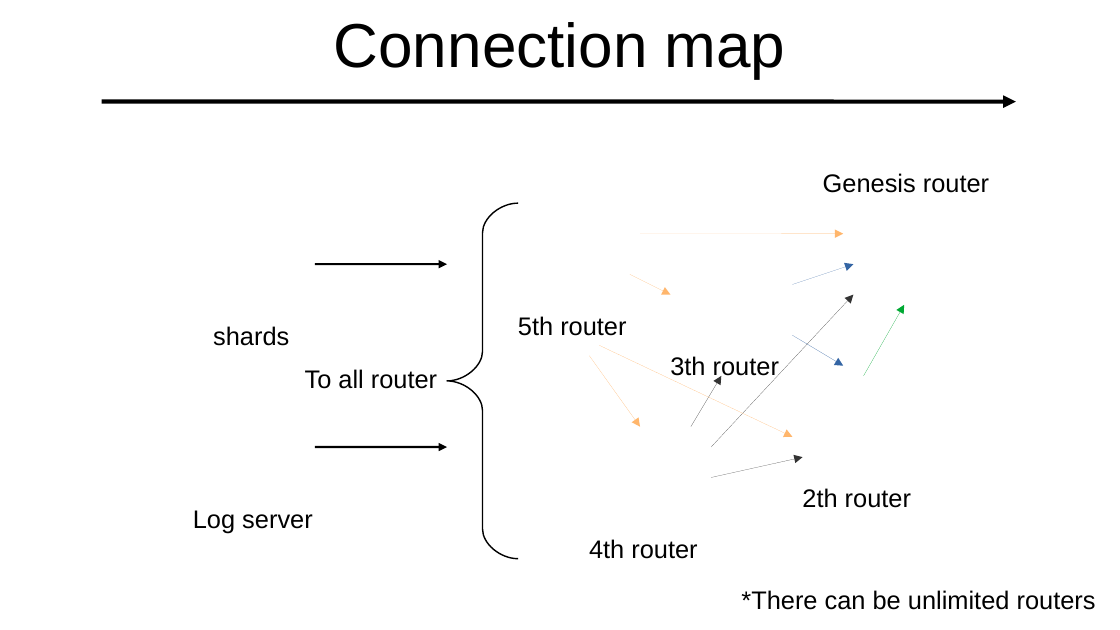
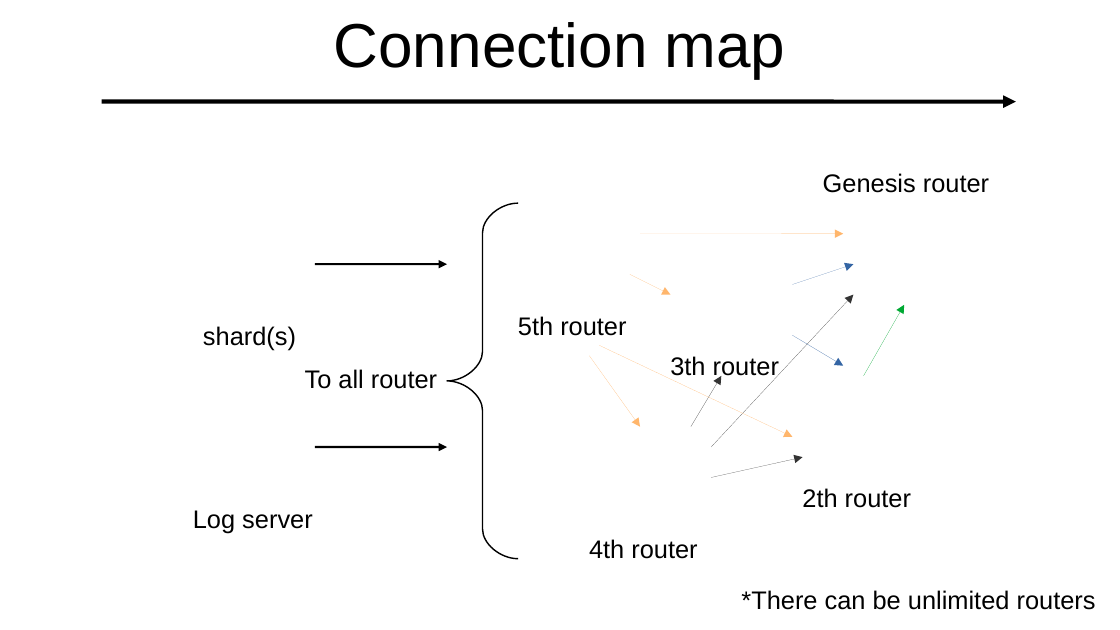
Before and after one commit to YC-Lammy/DejavuDB, a slide deck: slide 3 of doc/concept.odp. Drawn at 1120x630 pixels with LibreOffice and Linux fonts; fonts in the diff are those of the drawing. Boxes give left, top, right and bottom in pixels: in the first picture for what was removed or moved away, otherwise in the second. Text is boxed around its words. In the diff, an @@ line names an element or a change of style, - is before the commit and + after.

```diff
--- a/doc/concept.odp
+++ b/doc/concept.odp
@@ text at (203, 326, 296, 350): text changed @@
-shards
+shard(s)
```
Also in this commit, not shown: 2 other slides changed, 2 slides added, 11 other files.
